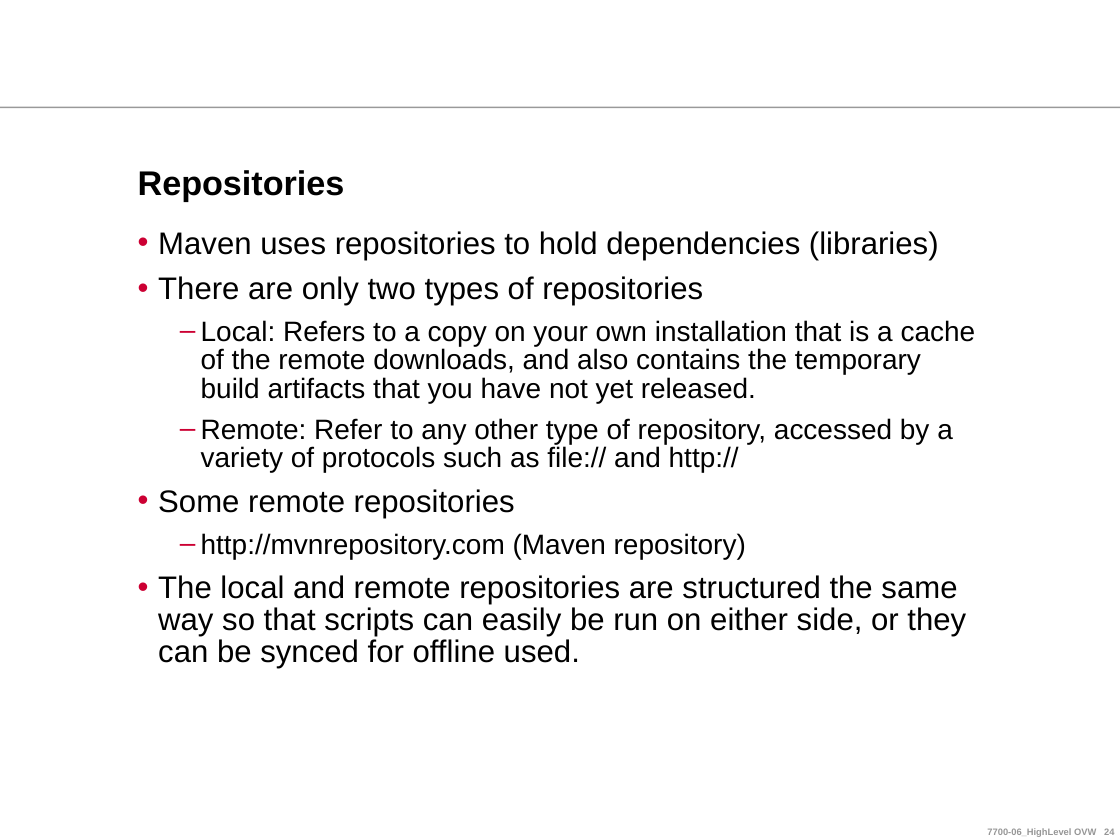
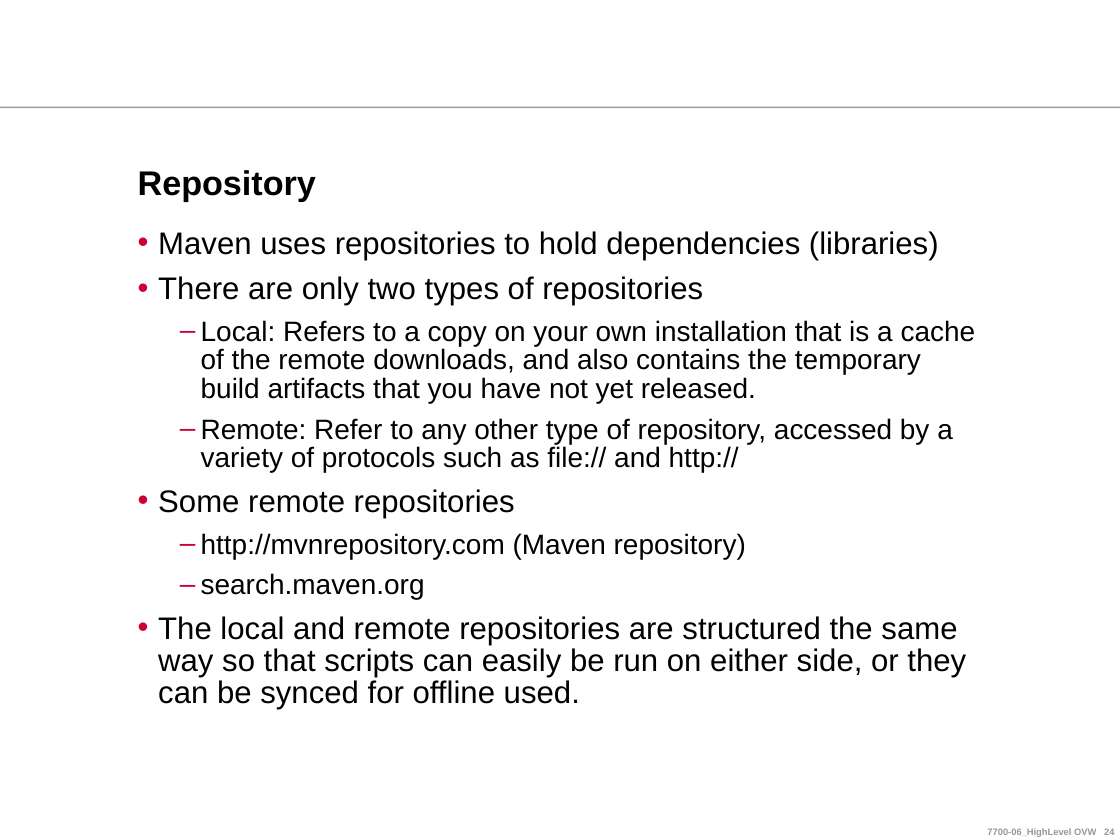
Before and after one commit to ndlongit/longnd-data, a slide deck: slide 24 of Document/Tutorial/[Presentation] Maven.ppt. Drawn at 1120x840 pixels with LibreOffice and Linux fonts; fonts in the diff are those of the drawing; background and template pictures are left out. Boxes give left, top, right and bottom in pixels: in the first picture for what was removed or moved away, otherwise in the second. Text is boxed around its words. In the diff, an @@ line names an element or a change of style, - is before the commit and + after.

```diff
--- a/Document/Tutorial/[Presentation] Maven.ppt
+++ b/Document/Tutorial/[Presentation] Maven.ppt
@@ title at (138,170,316,201): text changed @@
-Repositories
+Repository
@@ text at (201,573,425,599): paragraph added @@
+  – search.maven.org
```
Also in this commit, not shown: 3 other slides changed, 1 slide added, 1 slide removed, 2 other files.
